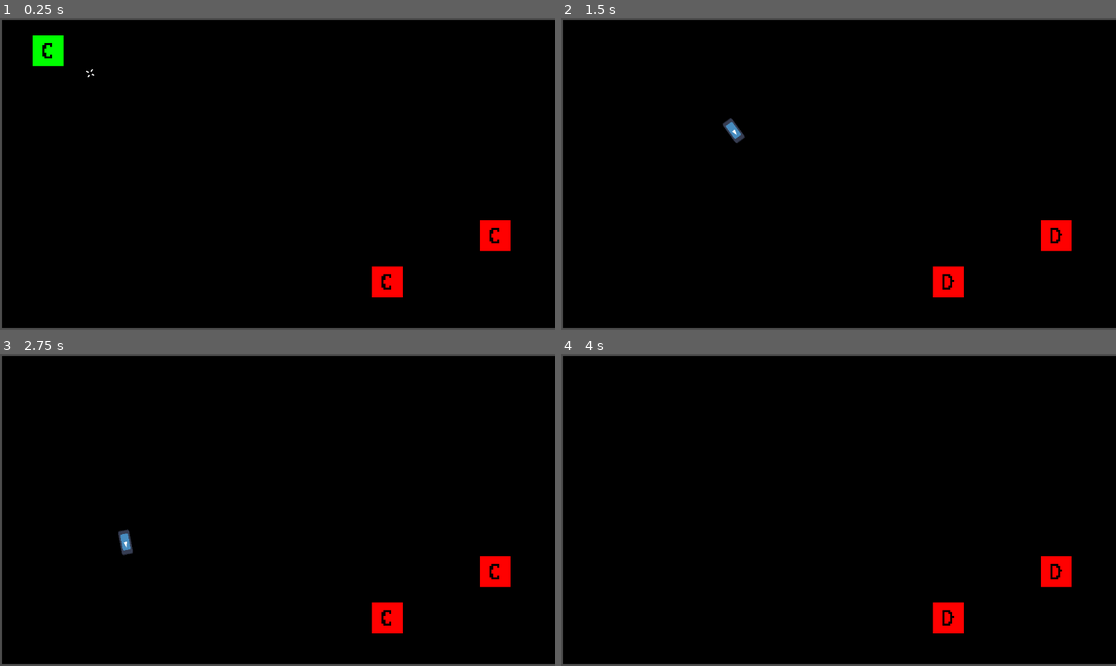
Above: before the commit, frames 1-4 (two rows, left to right).
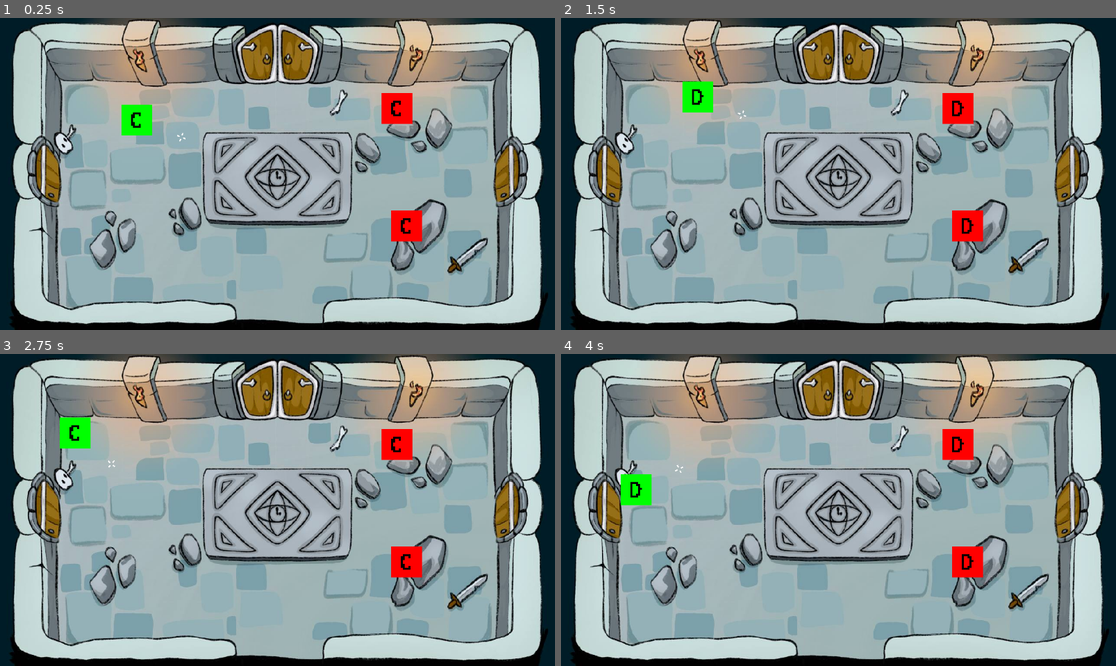
Above: after the commit, the same moments.

Repository: TheJltres/timeless
Game: Godot game, scene res://scenes/maps/map_1.tscn
Two runs of this game, one before a commit and one after it. Both use one fixed random seed, a clock stepped at 60 frames per second and the inputs below. Before the commit the project starts from res://scenes/maps/map_start.tscn. The engine's default icon, where the game draws it, is replaced by a stand-in: a white triangle on a blue panel in a dark square.
Inputs (mouse positions are in pixels of both pictures, inside the frame that each line leads up to):
- Up to frame 1 (0.25 s): no input
- Up to frame 2 (1.5 s): tap Enter at 0.5 s; move the mouse to (810, 236) at 0.52 s; hold Space (attack) 0.53-1.28 s; hold W (move_up) from 0.53 s (still down); move the mouse to (1005, 220) at 1.27 s; tap Space (attack) at 1.35 s
- Up to frame 3 (2.75 s): move the mouse to (111, 463) at 2.02 s; release W (move_up) at 2.03 s; hold A (move_left) from 2.03 s (still down); hold Space (attack) from 2.03 s (still down)
- Up to frame 4 (4 s): move the mouse to (866, 510) at 2.77 s; release Space (attack) at 2.78 s; tap Space (attack) at 2.85 s; move the mouse to (755, 432) at 3.52 s; release A (move_left) at 3.53 s; hold S (move_down) from 3.53 s (still down); hold Space (attack) from 3.53 s (still down)

The runs differ from the first frame. In frame 1, 97% of the frame differs, in the area x 0-100%, y 0-100%; in frame 2, 96%; in frame 3, 97%; in frame 4, 96%.
Error after the commit: Cannot call method 'instantiate' on a null value. (res://assets/characters/palyer/player.gd:73)

Commit message:
Prepare map walls

Diff:
--- a/assets/characters/enemy/enemy.gd
+++ b/assets/characters/enemy/enemy.gd
@@ -1,7 +1,7 @@
 extends CharacterBody2D
 
-const MAX_TIME: int = 100
-@export var time = MAX_TIME
+const MAX_LIVE: int = 100
+@export var live = MAX_LIVE
 
 const SPEED = 300.0
 
@@ -9,7 +9,7 @@
 	pass
 
 func take_damage(amount: int):
-	self.time -= amount
+	self.live -= amount
 
-	if self.time <= 0:
+	if self.live <= 0:
 		self.queue_free()
--- a/assets/characters/palyer/player.tscn
+++ b/assets/characters/palyer/player.tscn
@@ -3,9 +3,6 @@
 [ext_resource type="Texture2D" uid="uid://cfwvryrhw4yml" path="res://assets/characters/palyer/animations/player.png" id="1_1o41j"]
 [ext_resource type="Script" path="res://assets/characters/palyer/player.gd" id="1_o626p"]
 [ext_resource type="Texture2D" uid="uid://bm0d3awh0oihi" path="res://assets/characters/palyer/cross_aim.png" id="3_iu5io"]
-
-[sub_resource type="RectangleShape2D" id="RectangleShape2D_t8sqt"]
-size = Vector2(16, 16)
 
 [sub_resource type="AtlasTexture" id="AtlasTexture_trskn"]
 atlas = ExtResource("1_1o41j")
@@ -91,11 +88,13 @@
 "speed": 5.0
 }]
 
+[sub_resource type="RectangleShape2D" id="RectangleShape2D_t8sqt"]
+size = Vector2(16, 16)
+
 [node name="Player" type="CharacterBody2D" groups=["Player"]]
+motion_mode = 1
+slide_on_ceiling = false
 script = ExtResource("1_o626p")
-
-[node name="CollisionShape2D" type="CollisionShape2D" parent="."]
-shape = SubResource("RectangleShape2D_t8sqt")
 
 [node name="AnimatedSprite2D" type="AnimatedSprite2D" parent="."]
 sprite_frames = SubResource("SpriteFrames_5l0vw")
@@ -119,4 +118,7 @@
 wait_time = 0.6
 one_shot = true
 
+[node name="CollisionShape2D" type="CollisionShape2D" parent="."]
+shape = SubResource("RectangleShape2D_t8sqt")
+
 [connection signal="timeout" from="ShootTimer" to="." method="_on_shoot_timer_timeout"]
--- a/project.godot
+++ b/project.godot
@@ -11,7 +11,7 @@
 [application]
 
 config/name="Timeless"
-run/main_scene="res://scenes/maps/map_start.tscn"
+run/main_scene="res://scenes/maps/map_1.tscn"
 config/features=PackedStringArray("4.2", "GL Compatibility")
 config/icon="res://icon.svg"
 
--- /dev/null
+++ b/scenes/GameManager.tscn
@@ -0,0 +1,3 @@
+[gd_scene format=3 uid="uid://c5bdc7gp5g5yi"]
+
+[node name="GameManager" type="Node"]
--- /dev/null
+++ b/scenes/SceneManager.tscn
@@ -0,0 +1,3 @@
+[gd_scene format=3 uid="uid://sos0uwv743ji"]
+
+[node name="SceneManager" type="Node"]
--- /dev/null
+++ b/scenes/maps/map_1.gd
@@ -0,0 +1,7 @@
+extends Node2D
+
+@onready var player = $Player
+
+func _on_door_right_body_entered(body: PhysicsBody2D):
+	if body.is_in_group("Player"):
+		get_tree().call_deferred("change_scene_to_file", "res://scenes/maps/map_start.tscn")
--- a/scenes/maps/map_1.tscn
+++ b/scenes/maps/map_1.tscn
@@ -1,3 +1,62 @@
-[gd_scene format=3 uid="uid://dbhts5m4rdlh"]
+[gd_scene load_steps=10 format=3 uid="uid://dbhts5m4rdlh"]
 
-[node name="Map" type="Node2D"]
+[ext_resource type="Texture2D" uid="uid://y2fsb3n1gfgb" path="res://assets/maps/map0.jpg" id="1_f2jw7"]
+[ext_resource type="Script" path="res://scenes/maps/map_1.gd" id="1_plsrx"]
+[ext_resource type="PackedScene" uid="uid://dlgdypsbphnnm" path="res://scenes/maps/map_common.tscn" id="2_m15a0"]
+[ext_resource type="PackedScene" uid="uid://dh8k1b5ujtgp7" path="res://assets/characters/palyer/player.tscn" id="3_2uee5"]
+[ext_resource type="PackedScene" uid="uid://crgatbgndwyo6" path="res://assets/characters/enemy/enemy.tscn" id="4_pej3v"]
+
+[sub_resource type="RectangleShape2D" id="RectangleShape2D_k1nqa"]
+size = Vector2(24, 24)
+
+[sub_resource type="RectangleShape2D" id="RectangleShape2D_ahosb"]
+size = Vector2(20, 61)
+
+[sub_resource type="RectangleShape2D" id="RectangleShape2D_lcygg"]
+size = Vector2(100, 20)
+
+[sub_resource type="RectangleShape2D" id="RectangleShape2D_oq31h"]
+size = Vector2(117, 20)
+
+[node name="Map_1" type="Node2D"]
+script = ExtResource("1_plsrx")
+
+[node name="Sprite2D" type="Sprite2D" parent="."]
+scale = Vector2(0.225, 0.225)
+texture = ExtResource("1_f2jw7")
+
+[node name="MapCommon" parent="." instance=ExtResource("2_m15a0")]
+
+[node name="Player" parent="." instance=ExtResource("3_2uee5")]
+position = Vector2(-73, -28)
+collision_mask = 524289
+
+[node name="Enemies" type="Node" parent="."]
+
+[node name="Enemy" parent="Enemies" instance=ExtResource("4_pej3v")]
+position = Vector2(67, 35)
+
+[node name="Enemy2" parent="Enemies" instance=ExtResource("4_pej3v")]
+position = Vector2(62, -26)
+
+[node name="DoorRight" type="Area2D" parent="." groups=["Door"]]
+
+[node name="CollisionShape2D" type="CollisionShape2D" parent="DoorRight"]
+position = Vector2(121, 2)
+shape = SubResource("RectangleShape2D_k1nqa")
+
+[node name="CharacterBody2D" type="CharacterBody2D" parent="."]
+
+[node name="CollisionShape2D" type="CollisionShape2D" parent="CharacterBody2D"]
+position = Vector2(-123, -38.5)
+shape = SubResource("RectangleShape2D_ahosb")
+
+[node name="CollisionShape2D2" type="CollisionShape2D" parent="CharacterBody2D"]
+position = Vector2(-67, -58)
+shape = SubResource("RectangleShape2D_lcygg")
+
+[node name="CollisionShape2D3" type="CollisionShape2D" parent="CharacterBody2D"]
+position = Vector2(73.5, -58)
+shape = SubResource("RectangleShape2D_oq31h")
+
+[connection signal="body_entered" from="DoorRight" to="." method="_on_door_right_body_entered"]
--- a/scenes/maps/map_common.gd
+++ /dev/null
@@ -1,5 +0,0 @@
-extends Node2D
-
-func _on_area_2d_body_entered(body: Node2D):
-	if body.is_in_group("Bullet"):
-		body.queue_free()
--- a/scenes/maps/map_common.tscn
+++ b/scenes/maps/map_common.tscn
@@ -1,54 +1,13 @@
-[gd_scene load_steps=7 format=3 uid="uid://dlgdypsbphnnm"]
+[gd_scene load_steps=2 format=3 uid="uid://dlgdypsbphnnm"]
 
-[ext_resource type="Script" path="res://scenes/maps/map_common.gd" id="1_ad76o"]
 [ext_resource type="PackedScene" uid="uid://dxdhaehudr5xh" path="res://scenes/pause/pause_main_menu.tscn" id="2_kli6a"]
-
-[sub_resource type="WorldBoundaryShape2D" id="WorldBoundaryShape2D_25ry3"]
-distance = -81.0
-
-[sub_resource type="WorldBoundaryShape2D" id="WorldBoundaryShape2D_j6k3p"]
-normal = Vector2(-1, 0)
-distance = -144.0
-
-[sub_resource type="WorldBoundaryShape2D" id="WorldBoundaryShape2D_5jeup"]
-normal = Vector2(0, 1)
-distance = -81.0
-
-[sub_resource type="WorldBoundaryShape2D" id="WorldBoundaryShape2D_18go1"]
-normal = Vector2(1, 0)
-distance = -144.0
 
 [node name="MapCommon" type="Node2D"]
 process_mode = 3
 z_index = 100
-script = ExtResource("1_ad76o")
-
-[node name="Area2D" type="Area2D" parent="."]
-disable_mode = 1
-collision_mask = 524289
-
-[node name="CollisionShape2DBottom" type="CollisionShape2D" parent="Area2D"]
-position = Vector2(0, -1)
-shape = SubResource("WorldBoundaryShape2D_25ry3")
-
-[node name="CollisionShape2D2Right" type="CollisionShape2D" parent="Area2D"]
-position = Vector2(1, 0)
-shape = SubResource("WorldBoundaryShape2D_j6k3p")
-
-[node name="CollisionShape2D3Top" type="CollisionShape2D" parent="Area2D"]
-position = Vector2(0, 1)
-shape = SubResource("WorldBoundaryShape2D_5jeup")
-
-[node name="CollisionShape2D4Left" type="CollisionShape2D" parent="Area2D"]
-position = Vector2(1, 0)
-shape = SubResource("WorldBoundaryShape2D_18go1")
 
 [node name="Camera2D" type="Camera2D" parent="."]
 zoom = Vector2(4, 4)
 
 [node name="PauseMainMenu" parent="." instance=ExtResource("2_kli6a")]
 visible = false
-
-[connection signal="area_exited" from="Area2D" to="." method="_on_area_2d_area_exited"]
-[connection signal="body_entered" from="Area2D" to="." method="_on_area_2d_body_entered"]
-[connection signal="child_exiting_tree" from="Area2D" to="." method="_on_static_body_2d_child_exiting_tree"]
Binary file added: assets/maps/map0.jpg
Not shown, added: assets/maps/map0.jpg.import
